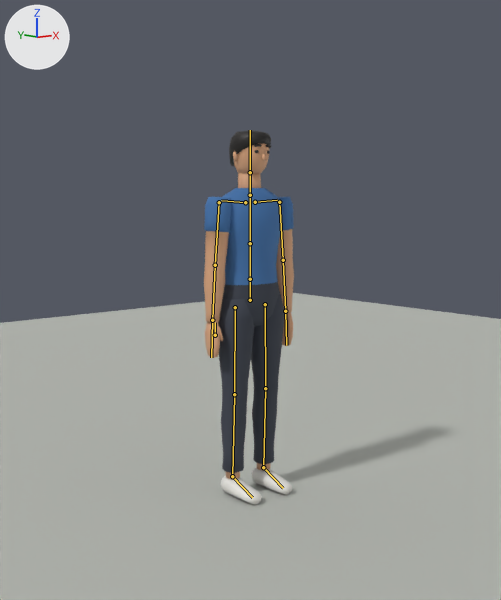
The Blender file assets/blender/characters/pedestrian.blend as it was, and as the next commit left it.
The view is the same before and after, from the file's camera 'preview_camera'. Arrows for +X, +Y and +Z are at upper left; the lights stay in place. The older version comes first. The bones that bend it are drawn over the model as lines.

In view in the first picture: 'body', 'hair', 'head', 'preview_ground'.
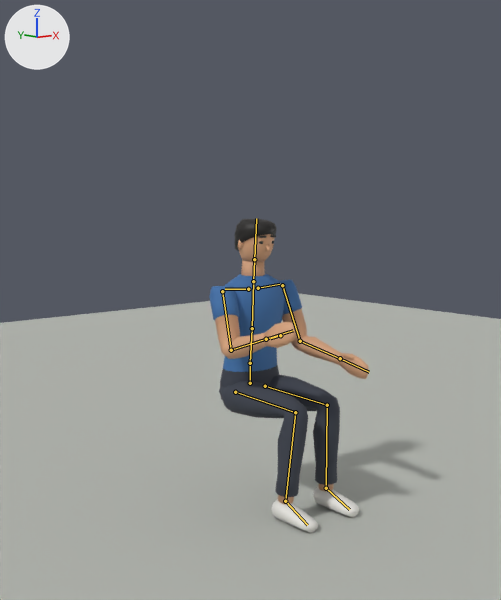
The newer file adds an action. The first version stands in its rest pose; the second is drawn at frame 49 of the action 'sit_idle'.

Changed parts and their boxes (x1, y1, x2, y2) in the pictures (501 x 600 px):
'body', posed (77% wider, 18% shorter): before (204, 173, 294, 505); after (209, 260, 369, 533)
'head', posed (6% shorter): before (233, 144, 271, 174); after (238, 234, 276, 262)
'hair', posed (13% shorter): before (229, 130, 271, 167); after (235, 219, 277, 251)
bone 'Hips', root to tip: before (250, 300) to (250, 279); after (250, 383) to (250, 363)
bone 'Spine', root to tip: before (250, 279) to (250, 243); after (250, 363) to (252, 328)
bone 'Chest', root to tip: before (250, 243) to (250, 195); after (252, 328) to (253, 281)
bone 'Head', root to tip: before (250, 172) to (250, 130); after (254, 259) to (256, 218)
bone 'LeftUpperArm', root to tip: before (279, 202) to (283, 260); after (282, 285) to (300, 341)
bone 'LeftLowerArm', root to tip: before (283, 260) to (285, 311); after (300, 341) to (340, 358)
bone 'RightUpperArm', root to tip: before (219, 202) to (215, 265); after (222, 291) to (231, 350)
bone 'RightLowerArm', root to tip: before (215, 265) to (212, 320); after (231, 350) to (266, 339)
bone 'LeftUpperLeg', root to tip: before (265, 304) to (265, 388); after (265, 386) to (327, 405)
bone 'LeftLowerLeg', root to tip: before (265, 388) to (263, 467); after (327, 405) to (326, 488)
bone 'LeftFoot', root to tip: before (263, 467) to (283, 488); after (326, 488) to (349, 509)
bone 'RightUpperLeg', root to tip: before (235, 307) to (234, 394); after (235, 392) to (295, 412)
bone 'RightLowerLeg', root to tip: before (234, 394) to (232, 476); after (295, 412) to (285, 501)
bone 'RightFoot', root to tip: before (232, 476) to (252, 497); after (285, 501) to (307, 525)

What changed in the scene script:
```text
Change bone_hips:
    where bone_hips = bpy.data.objects['pedestrian'].pose.bones['Hips']
    bone_hips.location: (0.0, 0.0, 0.0) -> (0.0, -0.408, 0.0)
Change bone_spine:
    where bone_spine = bpy.data.objects['pedestrian'].pose.bones['Spine']  # child of 'Hips'
    bone_spine.rotation_quaternion: (1.0, 0.0, 0.0, 0.0) -> (0.999, 0.035, 0.0, 0.0)  # degrees (0, 0, 0) -> degrees (4, 0, 0)
Change bone_chest:
    where bone_chest = bpy.data.objects['pedestrian'].pose.bones['Chest']  # child of 'Spine'
    bone_chest.rotation_quaternion: (1.0, 0.0, 0.0, 0.0) -> (1.0, -0.009, 0.0, 0.0)  # degrees (0, 0, 0) -> degrees (-1, 0, 0)
Change bone_head:
    where bone_head = bpy.data.objects['pedestrian'].pose.bones['Head']  # child of 'Neck'
    bone_head.rotation_quaternion: (1.0, 0.0, 0.0, 0.0) -> (1.0, 0.011, -0.015, 0.001)  # degrees (0, 0, 0) -> degrees (1, -2, 0)
Change bone_leftupperarm:
    where bone_leftupperarm = bpy.data.objects['pedestrian'].pose.bones['LeftUpperArm']  # child of 'LeftShoulder'
    bone_leftupperarm.rotation_quaternion: (1.0, 0.0, 0.0, 0.0) -> (0.986, -0.151, -0.005, -0.065)  # degrees (0, 0, 0) -> degrees (-17, -2, -7)
Change bone_leftlowerarm:
    where bone_leftlowerarm = bpy.data.objects['pedestrian'].pose.bones['LeftLowerArm']  # child of 'LeftUpperArm'
    bone_leftlowerarm.rotation_quaternion: (1.0, 0.0, 0.0, 0.0) -> (0.857, -0.513, -0.034, -0.034)  # degrees (0, 0, 0) -> degrees (-62, -5, -1)
Change bone_rightupperarm:
    where bone_rightupperarm = bpy.data.objects['pedestrian'].pose.bones['RightUpperArm']  # child of 'RightShoulder'
    bone_rightupperarm.rotation_quaternion: (1.0, 0.0, 0.0, 0.0) -> (0.959, -0.247, 0.006, 0.079)  # degrees (0, 0, 0) -> degrees (-29, 3, 9)
Change bone_rightlowerarm:
    where bone_rightlowerarm = bpy.data.objects['pedestrian'].pose.bones['RightLowerArm']  # child of 'RightUpperArm'
    bone_rightlowerarm.rotation_quaternion: (1.0, 0.0, 0.0, 0.0) -> (0.737, -0.642, 0.043, 0.043)  # degrees (0, 0, 0) -> degrees (-82, 7, 0)
Change bone_leftupperleg:
    where bone_leftupperleg = bpy.data.objects['pedestrian'].pose.bones['LeftUpperLeg']  # child of 'Hips'
    bone_leftupperleg.rotation_quaternion: (1.0, 0.0, 0.0, 0.0) -> (0.719, -0.694, 0.016, -0.033)  # degrees (0, 0, 0) -> degrees (-88, -1, -4)
Change bone_leftlowerleg:
    where bone_leftlowerleg = bpy.data.objects['pedestrian'].pose.bones['LeftLowerLeg']  # child of 'LeftUpperLeg'
    bone_leftlowerleg.rotation_quaternion: (1.0, 0.0, 0.0, 0.0) -> (0.707, 0.707, 0.0, 0.0)  # degrees (0, 0, 0) -> degrees (90, 0, 0)
Change bone_leftfoot:
    where bone_leftfoot = bpy.data.objects['pedestrian'].pose.bones['LeftFoot']  # child of 'LeftLowerLeg'
    bone_leftfoot.rotation_quaternion: (1.0, 0.0, 0.0, 0.0) -> (1.0, -0.017, 0.0, 0.0)  # degrees (0, 0, 0) -> degrees (-2, 0, 0)
Change bone_rightupperleg:
    where bone_rightupperleg = bpy.data.objects['pedestrian'].pose.bones['RightUpperLeg']  # child of 'Hips'
    bone_rightupperleg.rotation_quaternion: (1.0, 0.0, 0.0, 0.0) -> (0.719, -0.694, -0.016, 0.033)  # degrees (0, 0, 0) -> degrees (-88, 1, 4)
Change bone_rightlowerleg:
    where bone_rightlowerleg = bpy.data.objects['pedestrian'].pose.bones['RightLowerLeg']  # child of 'RightUpperLeg'
    bone_rightlowerleg.rotation_quaternion: (1.0, 0.0, 0.0, 0.0) -> (0.707, 0.707, 0.0, 0.0)  # degrees (0, 0, 0) -> degrees (90, 0, 0)
Change bone_rightfoot:
    where bone_rightfoot = bpy.data.objects['pedestrian'].pose.bones['RightFoot']  # child of 'RightLowerLeg'
    bone_rightfoot.rotation_quaternion: (1.0, 0.0, 0.0, 0.0) -> (1.0, -0.017, 0.0, 0.0)  # degrees (0, 0, 0) -> degrees (-2, 0, 0)
```
